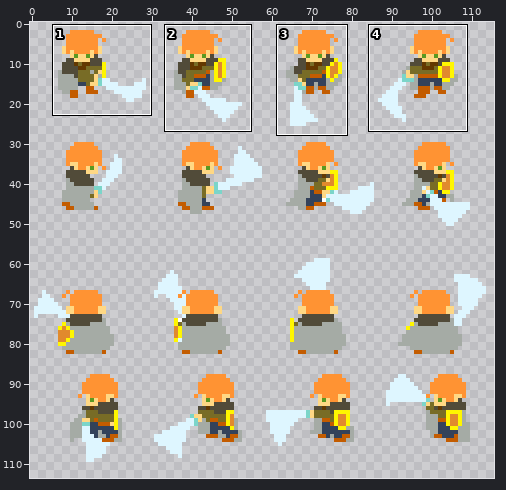
One commit to this sprite sheet: assets/sprites/MainChar/sword_attack_29x29_alt2.png. Above: a wide view before the commit, with the close-up outlined.
Close-up. Old version:
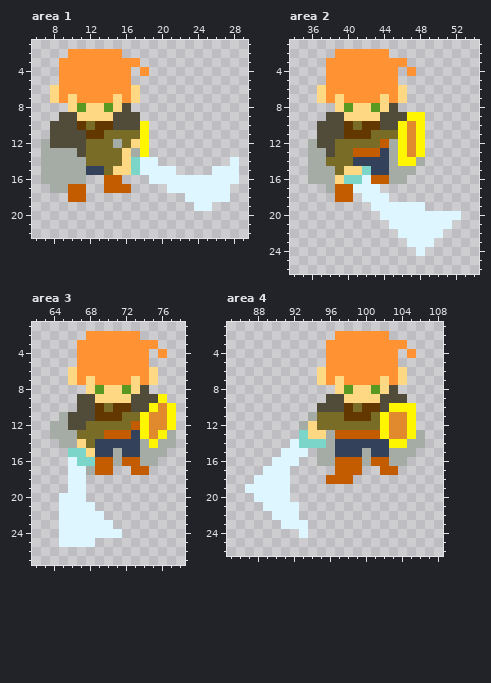
The file is 116x116 pixels. Shown: area 1: x 6..29, y 1..22; area 2: x 34..54, y 1..26; area 3: x 62..78, y 1..27; area 4: x 85..108, y 1..26. The wide view leaves out empty margins. The commit also changed other parts of the picture, which this record leaves out.
After:
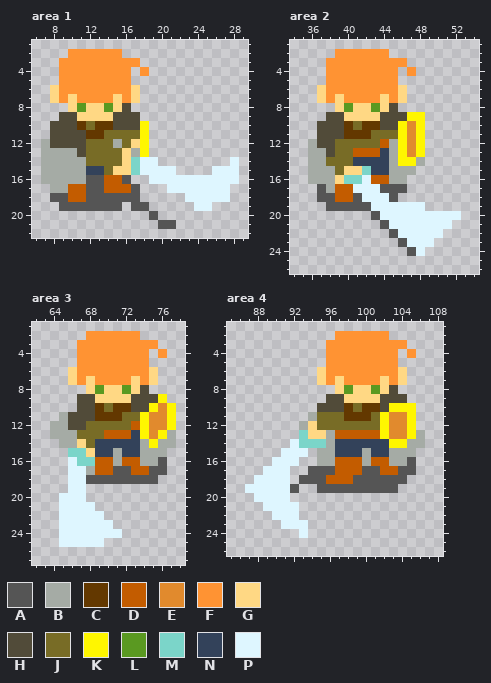
Palette (. is transparent): A #555555  B #a5aba5  C #633800  D #c35c00  E #e18a2d  F #ff9333  G #ffd884  H #514b39  J #786c26  K #fff600  L #5a9921  M #7bd5c9  N #33425a  P #def6ff
The edit:
Changed rows in their new state; - is an unchanged pixel.
Area 1:
first column x 8:
16 ----AA--A-----
17 ----AA---A----
18 AA--AAAAAA----
19 -AAAAAAA-AA---
20 -----------A--
21 ------------AA
Area 2:
first column x 37:
17 A------AAA-
18 AA--A---A--
19 -AAAAA-----
20 ------A----
21 -------A---
22 --------A--
23 ---------A-
24 ----------A
Area 3:
first column x 68:
16 --------A
17 ---AA--AA
18 AAAAAAAA-
first column x 69:
25 P
Area 4:
first column x 92:
16 -------------A
17 --AAA---AA--AA
18 -AAA---AAAAAA-
19 A--AAAAAAAAA--
Pixel boxes of the changes (left, top, right, bottom) in both close-ups:
added: (50, 175, 176, 229)
added: (317, 184, 416, 256)
added: (86, 457, 167, 484)
added: (95, 538, 104, 547)
added: (290, 457, 416, 493)
